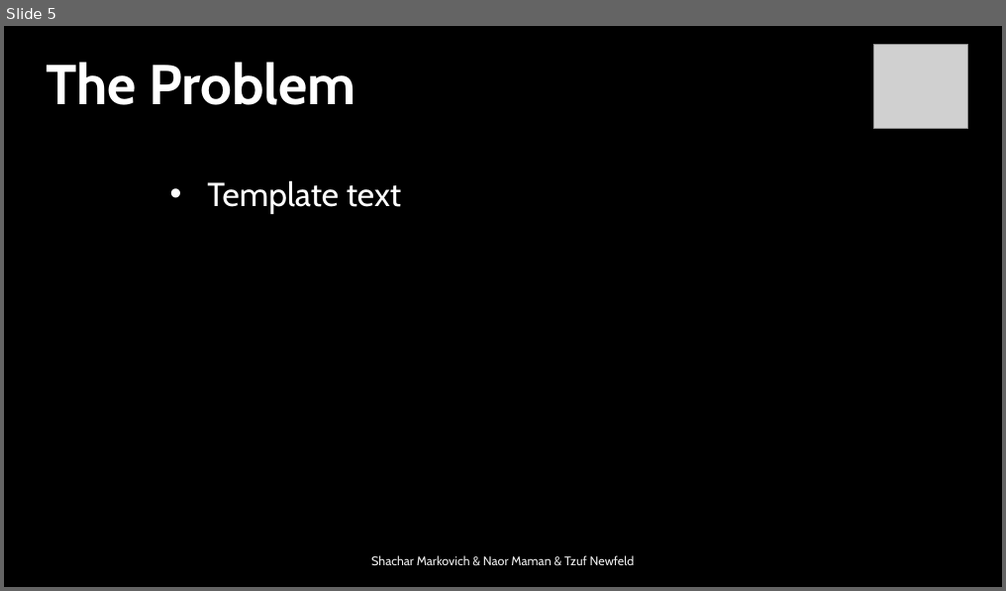
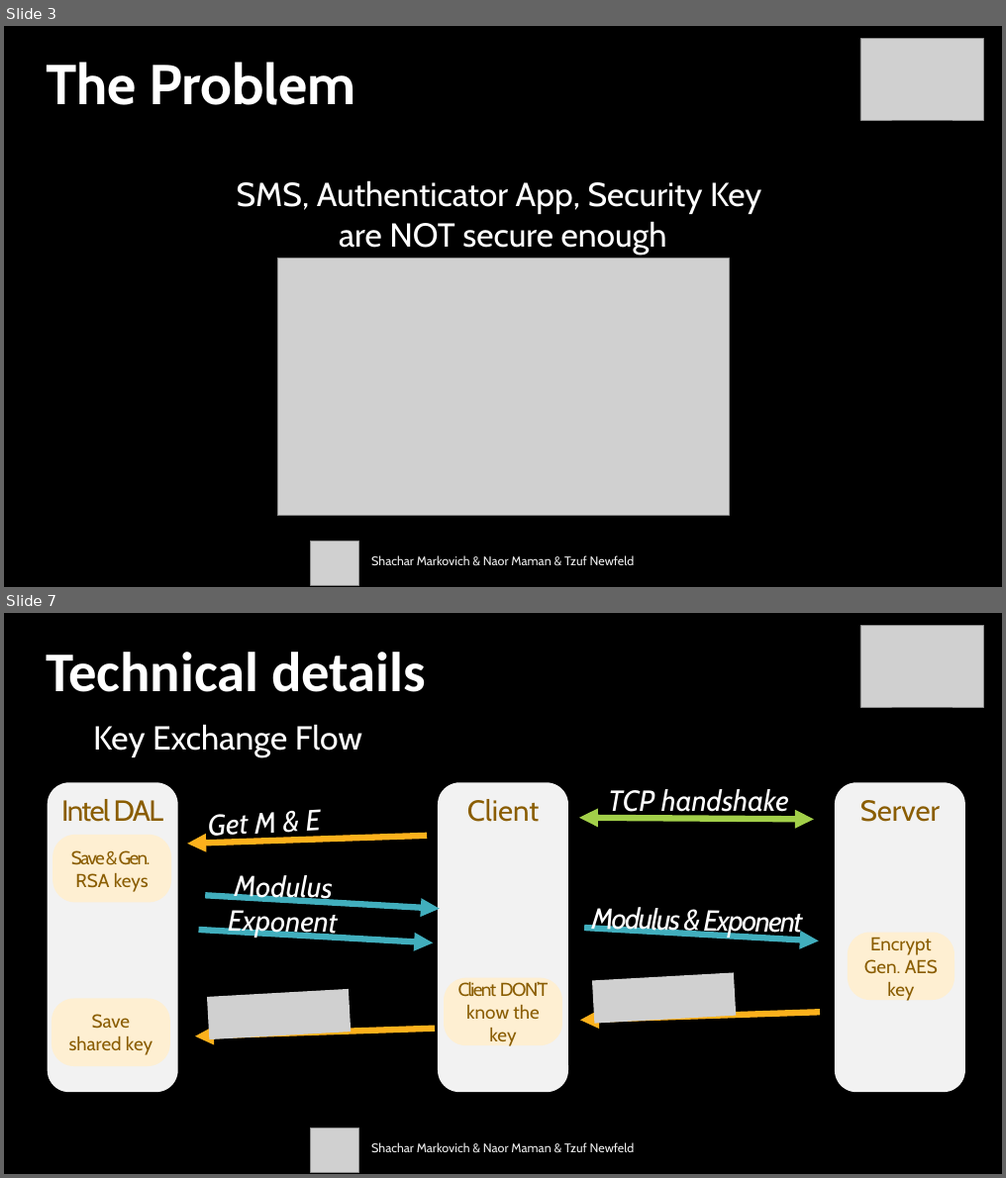
Before and after one commit to ShacharMarkovich/BankingSystem, a slide deck: מצגת.pptx. Shown one above the other, each under a label of ours: slide 5 before the commit, slides 3 and 7 after it; the slides between them are not shown. The pictures are 1006x591 and 1006x1178 pixels, drawn with LibreOffice and Linux fonts; fonts in the diff are those of the drawing; grey boxes stand for pictures; background and template pictures are left out. Boxes give left, top, right and bottom in pixels: in the first picture for what was removed or moved away, otherwise in the second. Text is boxed around its words. In the diff, an @@ line names an element or a change of style, - is before the commit and + after.

```diff
--- a/מצגת.pptx
+++ b/מצגת.pptx
@@ slide 7 added at (4,613,1002,1174), background picture (left out) @@
@@ picture added at (860,626,984,707) @@
@@ text added at (46,652,426,692), 54 pt, text #FFFFFF, bold @@
+Technical details
@@ text added at (93,724,362,759), 32 pt, text #FFFFFF @@
+Key Exchange Flow
@@ rounded rectangle added at (48,783,178,1093), fill #F2F2F2, 28 pt, text #8A5D02 @@
+Intel DAL
@@ rounded rectangle added at (438,783,568,1093), fill #F2F2F2, 28 pt, text #8A5D02 @@
+Client
@@ text added at (608,789,789,818), 28 pt, text #FFFFFF, italic @@
+TCP handshake
@@ rounded rectangle added at (835,783,966,1093), fill #F2F2F2, 28 pt, text #8A5D02 @@
+Server
@@ text added at (208,809,321,843), 28 pt, text #FFFFFF, italic @@
+Get M & E
@@ double arrow added from (580, 818) to (814, 820), #A2CF49 6 pt @@
@@ rounded rectangle added at (53,835,171,903), fill #FEEFD2, 18 pt, text #8A5D02 @@
+Save & Gen.
+RSA keys
@@ arrow added from (427, 836) to (187, 844), #FCB11C 6 pt @@
@@ text added at (234,875,332,904), 28 pt, text #FFFFFF, italic @@
+Modulus
@@ arrow added from (205, 895) to (440, 909), #41AEBD 6 pt @@
@@ text added at (591,907,802,939), 28 pt, text #FFFFFF, italic @@
+Modulus & Exponent
@@ arrow added from (199, 930) to (433, 943), #41AEBD 6 pt @@
@@ text added at (228,910,338,939), 28 pt, text #FFFFFF, italic @@
+Exponent
@@ arrow added from (584, 928) to (819, 941), #41AEBD 6 pt @@
@@ rounded rectangle added at (847,933,954,1001), fill #FEEFD2, 18 pt, text #8A5D02 @@
+Encrypt Gen. AES key
@@ rounded rectangle added at (52,998,170,1066), fill #FEEFD2, 18 pt, text #8A5D02 @@
+Save shared key
@@ picture added at (207,989,350,1040) @@
@@ rounded rectangle added at (444,978,562,1047), fill #FEEFD2, 18 pt, text #8A5D02 @@
+Client DON’T know the key
@@ picture added at (592,973,736,1024) @@
@@ arrow added from (820, 1012) to (580, 1020), #FCB11C 6 pt @@
@@ arrow added from (435, 1029) to (195, 1037), #FCB11C 6 pt @@
@@ picture added at (310,1129,358,1172) @@
@@ text added at (371,1143,635,1153), 12 pt, text gradient #9E9E9E to #EDEDED to #FFFFFF @@
+Shachar Markovich & Naor Maman & Tzuf Newfeld
@@ what was slide 5 is now slide 3 @@
@@ slide 3 changed as well @@
@@ picture added at (860,39,984,120) @@
@@ text removed at (207,180,402,214) @@
-• Template text
@@ text added at (237,180,761,255), 32 pt, text #FFFFFF @@
+SMS, Authenticator App, Security Key
+are NOT secure enough
@@ picture added at (277,259,729,516) @@
@@ picture: place and size @@
-picture at (874,45,968,129)
+picture at (310,542,358,585)
```
Also in this commit, not shown: 7 other slides changed, 4 other slides added, 2 slides removed.
